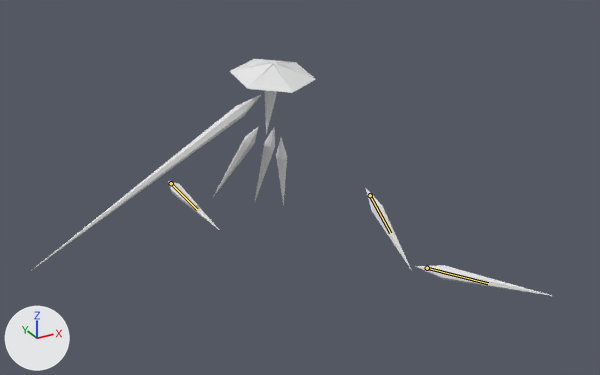
The Blender file Enemies/ClarityDressShards.blend: old version first, new version second.
The view is the same before and after, from a 50 mm lens placed at (-56.9, -114.5, 49.7), pointed at (-5.6, -21.3, 3.1). The lights are fixed; the arrows at lower left show +X, +Y and +Z. The older version comes first. Both versions are drawn at frame 113 of the action 'SingleShardSequence1'; the numbers are the values there. The bones that change are drawn over the model as lines.

In view in the first picture: 'Arm', 'BackLeft', 'BackRight', 'FrontRight', 'Hat', 'MiddleLeft', 'MiddleRight' and 2 more.
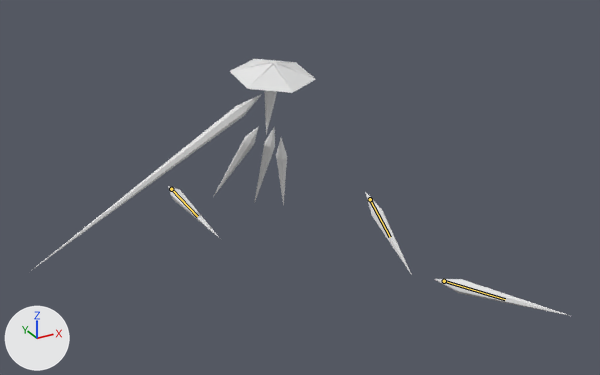
The change in detail:
Bone 'Middle.R' (bone_middle_r) moves from (-11.78, 5.21, 35.09) to (-13.51, 6.09, 37.3).
Bone 'Middle.R' (bone_middle_r) turns from (64, -22, 67) to (69, -19, 66) degrees about its own x, y and z.
Bone 'Front.R' (bone_front_r) moves from (-10.08, 5.62, 15.44) to (-10.26, 6.26, 15.28).
Bone 'Back.R' (bone_back_r) moves from (10.12, 12.5, -3.03) to (9.86, 13.43, -2.75).
Bone 'Back.R' (bone_back_r) turns from (75, 10, -142) to (76, 10, -142) degrees about its own x, y and z.

Changed parts and their boxes [x1, y1, x2, y2] in the pictures (600 x 375 px):
'MiddleRight', posed (15% taller): before [416, 265, 556, 297]; after [434, 279, 570, 316]
'FrontRight', posed: before [365, 187, 411, 269]; after [366, 193, 412, 275]
'BackRight', posed: before [168, 181, 219, 230]; after [168, 186, 218, 236]
bone 'Middle.R', root to tip: before (427, 268) to (488, 283); after (444, 281) to (505, 299)
bone 'Front.R', root to tip: before (370, 195) to (390, 233); after (370, 199) to (390, 237)
bone 'Back.R', root to tip: before (171, 183) to (197, 209); after (171, 189) to (197, 216)
